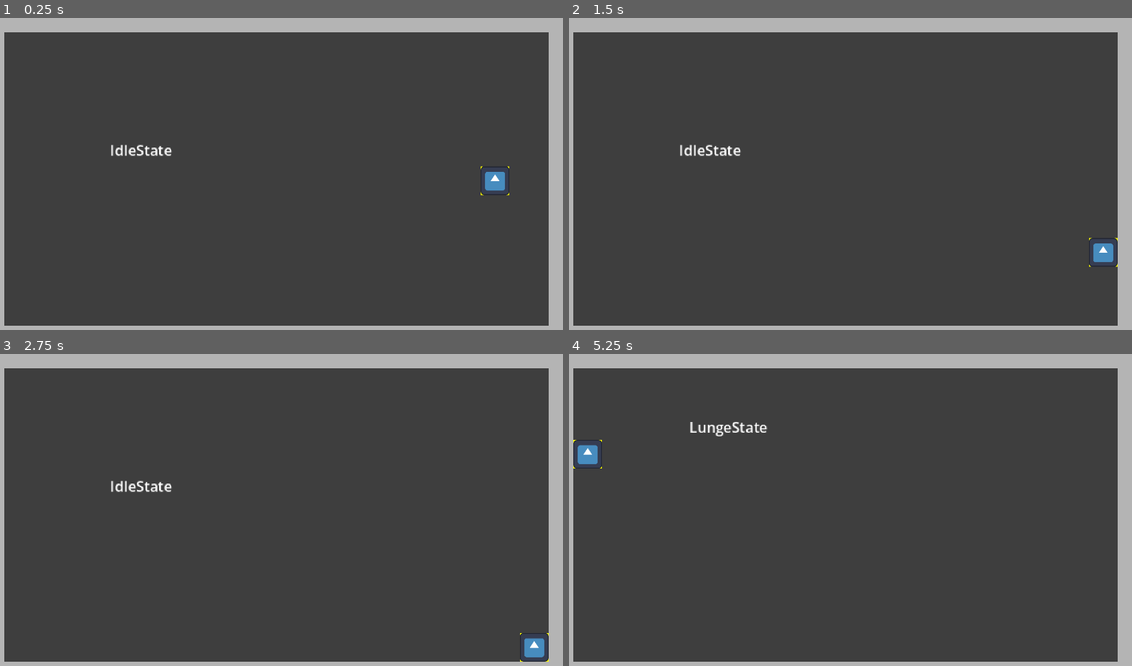
Above: before the commit, frames 1-4 (two rows, left to right).
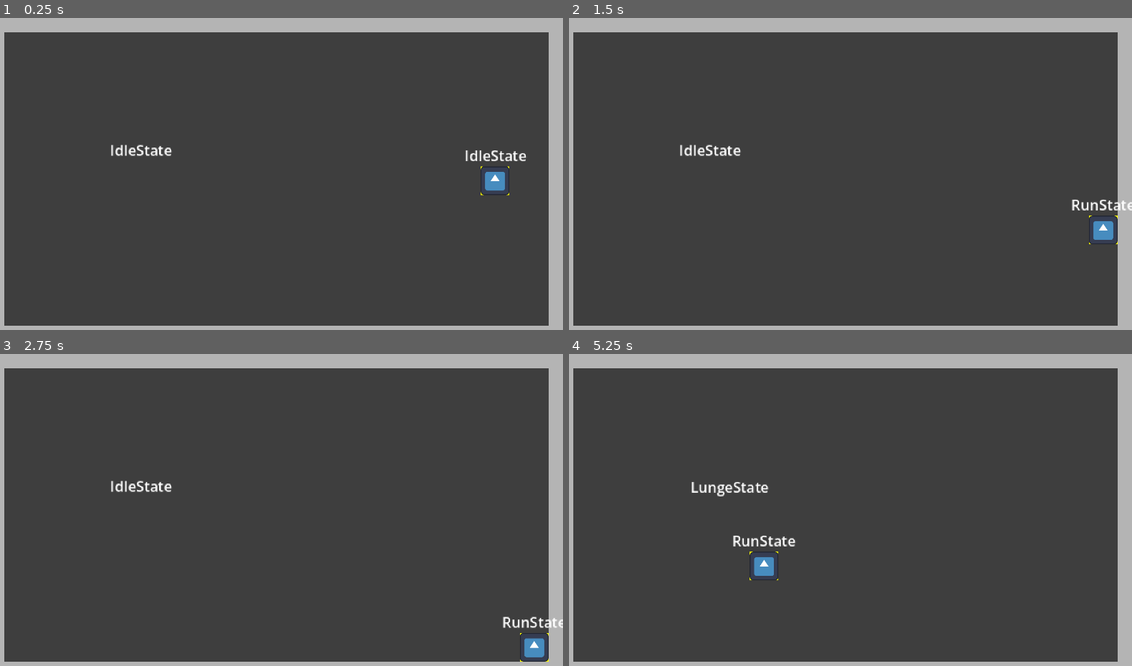
Above: after the commit, the same moments.

Repository: Cedro23/one-step-from-death
Game: Godot game, scene res://main.tscn
Two runs of this game, one before a commit and one after it. Both use one fixed random seed, a clock stepped at 60 frames per second and the inputs below. The engine's default icon, where the game draws it, is replaced by a stand-in: a white triangle on a blue panel in a dark square.
Inputs (mouse positions are in pixels of both pictures, inside the frame that each line leads up to):
- Up to frame 1 (0.25 s): no input
- Up to frame 2 (1.5 s): tap Enter at 0.5 s; move the mouse to (974, 161) at 0.52 s; press the mouse at (974, 161) at 0.53 s; hold D (right) 0.53-1.28 s; tap Space (dodge, bound only before the commit) at 0.8, 1.25, 1.35 s; move the mouse to (732, 195) at 1.27 s; release the mouse at (732, 195) at 1.28 s; hold S (down) from 1.28 s (still down)
- Up to frame 3 (2.75 s): click (163, 531) at 1.55 s; move the mouse to (332, 444) at 2.02 s; release S (down) at 2.03 s; press the mouse at (332, 444) at 2.03 s; hold D (right) from 2.03 s (still down); tap Space (dodge, bound only before the commit) at 2.3 s
- Up to frame 4 (5.25 s): tap Enter at 2.75 s; move the mouse to (816, 578) at 2.77 s; release D (right) at 2.78 s; release the mouse at (816, 578) at 2.78 s; hold W (up) 2.78-3.53 s; tap Space (dodge, bound only before the commit) at 2.85, 3.8, 4.35 s; click (816, 578) at 3.05 s; move the mouse to (1019, 563) at 3.52 s; press the mouse at (1019, 563) at 3.53 s; hold A (left) 3.53-5.03 s; move the mouse to (675, 466) at 4.27 s; release the mouse at (675, 466) at 4.28 s; click (675, 466) at 4.55 s; move the mouse to (873, 516) at 5.02 s; press the mouse at (873, 516) at 5.03 s; hold S (down) from 5.03 s (still down)

The runs differ from the first frame. In frame 1, 0.2% of the frame differs, in the area x 82-94%, y 42-46%; in frame 2, 0.7%; in frame 3, 0.2%; in frame 4, 1.3%, in the area x 0-41%, y 21-73%.

Commit message:
refactor: player now uses the StateMachine

Diff:
--- a/actors/player/player.gd
+++ b/actors/player/player.gd
@@ -1,78 +1,30 @@
 class_name Player
 extends CharacterBody2D
 
+@onready var state_machine: StateMachine = $StateMachine
+
 var input_direction: Vector2
-@export var speed: float = 200
-@export var roll_speed: float = 500
+var mouse_position: Vector2
+
 @onready var sprite: Sprite2D = $Sprite2D
 
-@onready var attack_hitbox: Area2D = $AttackHitBox
-@onready var attack_hitbox_timer: Timer = $AttackHitBox/Timer
-@onready var attack_hitbox_collision: CollisionShape2D = $AttackHitBox/CollisionShape2D
-var is_attacking: bool = false
 
-@onready var hurtbox: Area2D = $Hurtbox
-@onready var roll_timer: Timer = $RollTimer
-@onready var roll_cooldown_timer: Timer = $RollCooldownTimer
-var is_rolling: bool = false
-var can_roll: bool = true
-
-func get_input():
+func get_input() -> void:
 	input_direction = Input.get_vector("left", "right", "up", "down")
 
 func update_sprite_direction():
-	var mouse_position = get_global_mouse_position()
 	if mouse_position.x < position.x:
 		sprite.flip_h = true
 	else:
 		sprite.flip_h = false
 
-#region Attack Hitbox
-func trigger_attack_hitbox(hitbox_pos: Vector2):
-	attack_hitbox.position = hitbox_pos
-	attack_hitbox_collision.disabled = false
-	is_attacking = true
-	attack_hitbox_timer.start()
-
-func _on_attack_timer_timeout() -> void:
-	attack_hitbox_collision.disabled = true
-	is_attacking = false
-#endregion
-
-#region Roll
-func roll():
-	velocity = input_direction * roll_speed
-	if velocity == Vector2.ZERO:
-		return
-	hurtbox.monitoring = false
-	can_roll = false
-	is_rolling = true
-	roll_timer.start()
-	roll_cooldown_timer.start()
-
-func _on_roll_timer_timeout():
-	is_rolling = false
-	hurtbox.monitoring = true
-
-func _on_roll_cooldown_timer_timeout():
-	can_roll = true
-#endregion
+func _process(_delta: float) -> void:
+	mouse_position = get_global_mouse_position()
+	update_sprite_direction()
 
 func _physics_process(_delta: float) -> void:
 	get_input()
-	if !is_rolling:
-		velocity = input_direction * speed
 	move_and_slide()
-
-func _process(_delta: float) -> void:
-	update_sprite_direction()
-
-func _input(event: InputEvent) -> void:
-	if event is InputEventMouseButton and event.is_action_pressed("click") and !is_attacking and !is_rolling:
-		var hitbox_position: Vector2 = (event.position - position).normalized() * 16
-		trigger_attack_hitbox(hitbox_position)
-	if event.is_action_pressed("dodge") and can_roll:
-		roll()
 
 func _on_hurtbox_hit() -> void:
 	get_tree().reload_current_scene()
--- a/actors/player/player.tscn
+++ b/actors/player/player.tscn
@@ -2,7 +2,13 @@
 
 [ext_resource type="Script" uid="uid://bmxmm8kjvf18m" path="res://actors/player/player.gd" id="1_i3pqv"]
 [ext_resource type="Texture2D" uid="uid://d1ylwiymvmqbq" path="res://icon.svg" id="2_hqtel"]
+[ext_resource type="Script" uid="uid://x6170xq68rrd" path="res://components/state_machine.gd" id="2_lsqbn"]
+[ext_resource type="Script" uid="uid://sroyu0nraxl6" path="res://actors/player/states/idle_state.gd" id="3_6p1w3"]
 [ext_resource type="PackedScene" uid="uid://dbhn08kroce3b" path="res://components/hurtbox.tscn" id="3_ax26v"]
+[ext_resource type="Script" uid="uid://4pk4jmibk4c0" path="res://actors/player/states/run_state.gd" id="4_15y17"]
+[ext_resource type="Script" uid="uid://mh0082e5w0d2" path="res://actors/player/states/roll_state.gd" id="5_a744p"]
+[ext_resource type="Script" uid="uid://c5e6gbvhs8twd" path="res://actors/player/states/attack_state.gd" id="6_388e2"]
+[ext_resource type="Script" uid="uid://b65dkmhfsyovg" path="res://debug/status_label.gd" id="7_bop6h"]
 
 [sub_resource type="RectangleShape2D" id="RectangleShape2D_0xm2m"]
 size = Vector2(16, 16)
@@ -10,8 +16,26 @@
 [sub_resource type="RectangleShape2D" id="RectangleShape2D_1bvp3"]
 size = Vector2(8, 8)
 
+[sub_resource type="LabelSettings" id="LabelSettings_a744p"]
+font_size = 8
+
 [node name="Player" type="CharacterBody2D" unique_id=289554604 groups=["player"]]
 script = ExtResource("1_i3pqv")
+
+[node name="StateMachine" type="Node" parent="." unique_id=233320353]
+script = ExtResource("2_lsqbn")
+
+[node name="IdleState" type="Node" parent="StateMachine" unique_id=730072226]
+script = ExtResource("3_6p1w3")
+
+[node name="RunState" type="Node" parent="StateMachine" unique_id=2140501179]
+script = ExtResource("4_15y17")
+
+[node name="RollState" type="Node" parent="StateMachine" unique_id=1222165128]
+script = ExtResource("5_a744p")
+
+[node name="AttackState" type="Node" parent="StateMachine" unique_id=1027895611]
+script = ExtResource("6_388e2")
 
 [node name="Polygon2D" type="Polygon2D" parent="." unique_id=1819048621]
 color = Color(1, 1, 0, 1)
@@ -26,14 +50,14 @@
 shape = SubResource("RectangleShape2D_0xm2m")
 debug_color = Color(0.9627338, 0.87821406, 1.1551381e-06, 0.5411765)
 
-[node name="AttackHitBox" type="Area2D" parent="." unique_id=998222026 groups=["hitbox"]]
+[node name="AttackHitbox" type="Area2D" parent="." unique_id=998222026 groups=["hitbox"]]
 position = Vector2(-16, -12)
 
-[node name="CollisionShape2D" type="CollisionShape2D" parent="AttackHitBox" unique_id=680156563]
+[node name="CollisionShape2D" type="CollisionShape2D" parent="AttackHitbox" unique_id=680156563]
 shape = SubResource("RectangleShape2D_1bvp3")
 disabled = true
 
-[node name="Timer" type="Timer" parent="AttackHitBox" unique_id=1414266864]
+[node name="Timer" type="Timer" parent="AttackHitbox" unique_id=1414266864]
 wait_time = 0.15
 one_shot = true
 
@@ -47,7 +71,24 @@
 
 [node name="Hurtbox" parent="." unique_id=364259304 instance=ExtResource("3_ax26v")]
 
-[connection signal="timeout" from="AttackHitBox/Timer" to="." method="_on_attack_timer_timeout"]
-[connection signal="timeout" from="RollTimer" to="." method="_on_roll_timer_timeout"]
-[connection signal="timeout" from="RollCooldownTimer" to="." method="_on_roll_cooldown_timer_timeout"]
+[node name="StatusLabel" type="Label" parent="." unique_id=205891787 node_paths=PackedStringArray("state_machine")]
+anchors_preset = 7
+anchor_left = 0.5
+anchor_top = 1.0
+anchor_right = 0.5
+anchor_bottom = 1.0
+offset_left = -13.0
+offset_top = -20.0
+offset_right = 13.0
+offset_bottom = -8.0
+grow_horizontal = 2
+grow_vertical = 0
+text = "Status"
+label_settings = SubResource("LabelSettings_a744p")
+script = ExtResource("7_bop6h")
+state_machine = NodePath("../StateMachine")
+
+[connection signal="timeout" from="AttackHitbox/Timer" to="StateMachine/AttackState" method="_on_attack_timer_timeout"]
+[connection signal="timeout" from="RollTimer" to="StateMachine/RollState" method="_on_roll_timer_timeout"]
+[connection signal="timeout" from="RollCooldownTimer" to="StateMachine/RunState" method="_on_roll_cooldown_timer_timeout"]
 [connection signal="hit" from="Hurtbox" to="." method="_on_hurtbox_hit"]
--- /dev/null
+++ b/actors/player/states/attack_state.gd
@@ -0,0 +1,23 @@
+extends State
+
+const ATTACK_RANGE: float = 16
+const RUN_SPEED: float = 150.0
+
+@onready var attack_hitbox: Area2D = $"../../AttackHitbox"
+@onready var attack_hitbox_timer: Timer = $"../../AttackHitbox/Timer"
+@onready var attack_hitbox_collision: CollisionShape2D = $"../../AttackHitbox/CollisionShape2D"
+
+func enter():
+	var direction: Vector2 = (character.mouse_position - character.global_position).normalized()
+	var hitbox_position: Vector2 = direction * ATTACK_RANGE
+
+	attack_hitbox.position = hitbox_position
+	attack_hitbox_collision.disabled = false
+	attack_hitbox_timer.start()
+
+func physics_update(_delta: float) -> void:
+	character.velocity = character.input_direction * RUN_SPEED
+
+func _on_attack_timer_timeout() -> void:
+	attack_hitbox_collision.disabled = true
+	character.state_machine.transition_to("IdleState")
--- /dev/null
+++ b/actors/player/states/idle_state.gd
@@ -0,0 +1,9 @@
+extends State
+
+func physics_update(_delta: float) -> void:
+	if character.input_direction != Vector2.ZERO:
+		character.state_machine.transition_to("RunState")
+
+func _input(event: InputEvent) -> void:
+	if event is InputEventMouseButton and event.is_action_pressed("click"):
+		character.state_machine.transition_to("AttackState")
--- /dev/null
+++ b/actors/player/states/roll_state.gd
@@ -0,0 +1,16 @@
+extends State
+
+const ROLL_SPEED: float = 500.0
+@onready var hurtbox: Area2D = $"../../Hurtbox"
+@onready var roll_timer: Timer = $"../../RollTimer"
+@onready var roll_cooldown_timer: Timer = $"../../RollCooldownTimer"
+
+func enter() -> void:
+	character.velocity = character.input_direction * ROLL_SPEED
+	hurtbox.monitoring = false
+	roll_timer.start()
+	roll_cooldown_timer.start()
+
+func _on_roll_timer_timeout():
+	hurtbox.monitoring = true
+	character.state_machine.transition_to("IdleState")
--- /dev/null
+++ b/actors/player/states/run_state.gd
@@ -0,0 +1,21 @@
+extends State
+
+const RUN_SPEED: float = 150.0
+
+var can_roll: bool = true
+
+func physics_update(_delta: float) -> void:
+	character.velocity = character.input_direction * RUN_SPEED
+
+	if character.velocity == Vector2.ZERO:
+		character.state_machine.transition_to("IdleState")
+
+func _input(event: InputEvent) -> void:
+	if event is InputEventMouseButton and event.is_action_pressed("click"):
+		character.state_machine.transition_to("AttackState")
+	if event.is_action_pressed("roll") and can_roll:
+		can_roll = false
+		character.state_machine.transition_to("RollState")
+
+func _on_roll_cooldown_timer_timeout() -> void:
+	can_roll = true
--- a/project.godot
+++ b/project.godot
@@ -63,7 +63,7 @@
 "events": [Object(InputEventMouseButton,"resource_local_to_scene":false,"resource_name":"","device":-1,"window_id":0,"a …(253 unchanged characters)…
 ]
 }
-dodge={
+roll={
 "deadzone": 0.2,
 "events": [Object(InputEventKey,"resource_local_to_scene":false,"resource_name":"","device":-1,"window_id":0,"alt_press …(191 unchanged characters)…
 ]
Not shown, added: actors/player/states/attack_state.gd.uid
Not shown, added: actors/player/states/idle_state.gd.uid
Not shown, added: actors/player/states/roll_state.gd.uid
Not shown, added: actors/player/states/run_state.gd.uid
